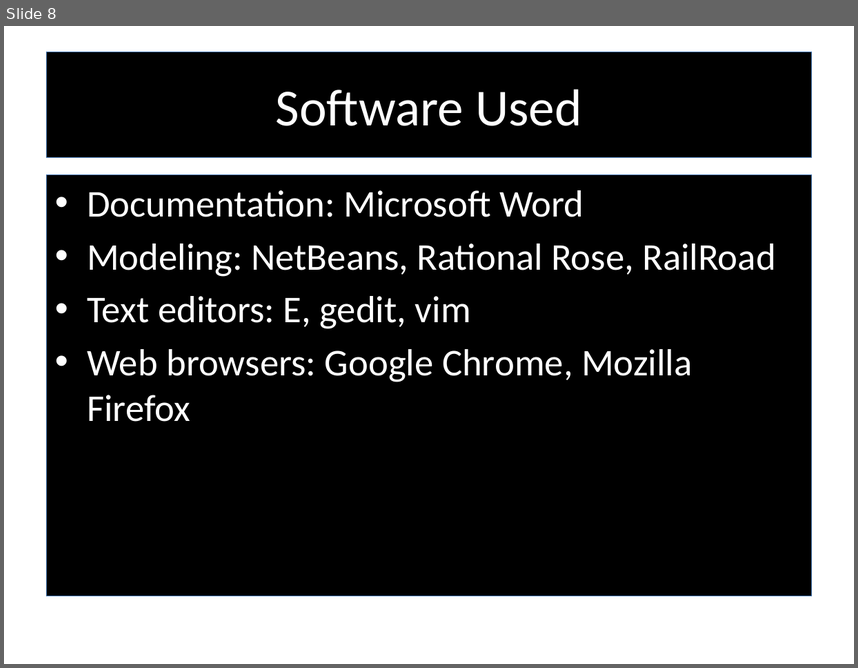
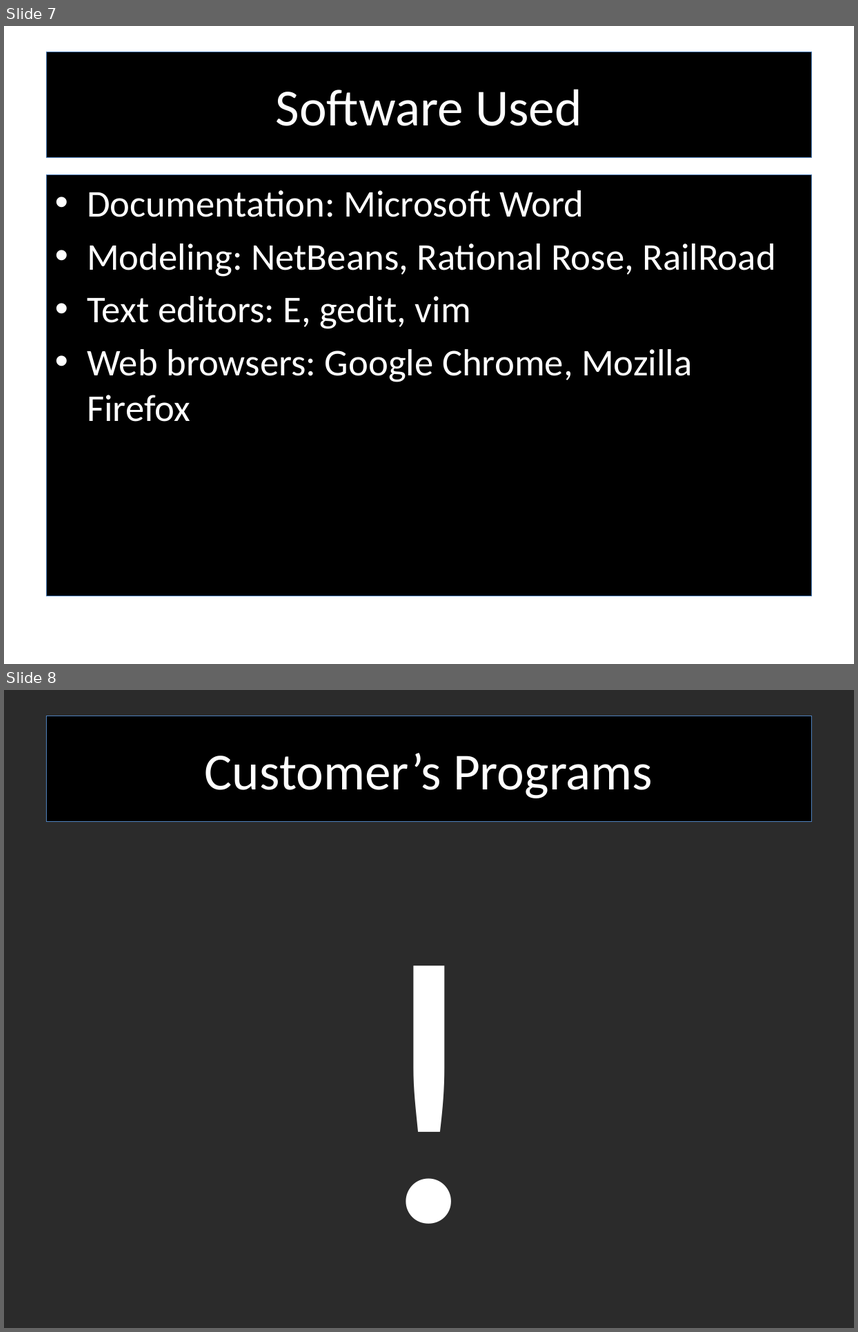
Before and after one commit to RedTeamCOSC470/Documentation, a slide deck: Stargazer.pptx. Shown one above the other, each under a label of ours: slide 8 before the commit, slides 7 and 8 after it. The pictures are 858x668 and 858x1332 pixels, drawn with LibreOffice and Linux fonts; fonts in the diff are those of the drawing; background and template pictures are left out; a plain dark background stands for a picture behind light text. Boxes give left, top, right and bottom in pixels: in the first picture for what was removed or moved away, otherwise in the second. Text is boxed around its words. In the diff, an @@ line names an element or a change of style, - is before the commit and + after.

```diff
--- a/Stargazer.pptx
+++ b/Stargazer.pptx
@@ slide 8 added at (x1=4, y1=690, x2=854, y2=1328), background picture (left out) @@
@@ title added at (x1=47, y1=716, x2=811, y2=822), fill #000000, outline #4F81BD 0.75 pt, 44 pt, text #FFFFFF @@
+Customer’s Programs
@@ text added at (x1=47, y1=839, x2=811, y2=1259), 320 pt, text #FFFFFF @@
+!
@@ what was slide 8 is now slide 7 @@
```
Also in this commit, not shown: 3 slides changed, 3 other slides added, 2 slides removed, 2 other files.
